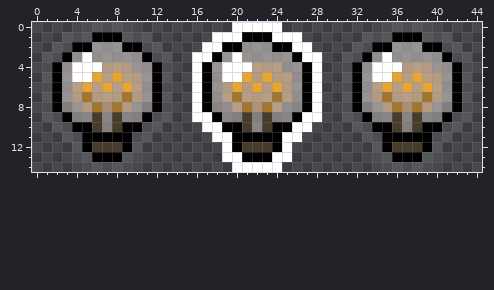
Edited in one commit: pixel-art sprite (isl/ui/assets/wits.png). Above, as it was before the edit.
The file is 45x15 pixels.
The result:
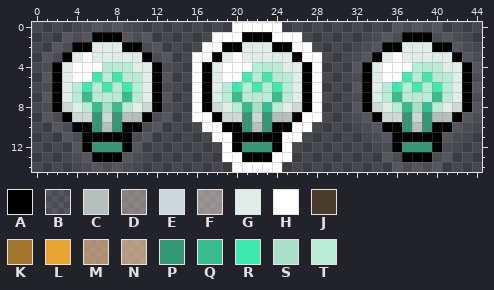
Palette (. is transparent): A #000000  B #adadad26  C #c1cdc9e6  D #ddd0c873  E #dce9e5e6  F #fff1e973  G #f1fffae6  H #ffffff  J #473c29  K #a3752d  L #e9a532  M #e4b889ab  N #f2c89fab  P #339674  Q #38bc8f  R #3fe8ae  S #b0e9d0f0  T #c0f6def0
What changed:
@@ x 0..44 @@
- 0 .....BBBBB..........HHHHH..........BBBBB.....
- 1 ...BBBAAABBB......HHHAAAHHH......BBBAAABBB...
- 2 ..BBAAFFFAABB....HHAAFFFAAHH....BBAAFFFAABB..
- 3 .BBAFHFFFFFABB..HHAFHFFFFFAHH..BBAFHFFFFFABB.
- 4 .BAFHHHNNNFFAB..HAFHHHNNNFFAH..BAFHHHNNNFFAB.
- 5 .BAFHHLNLNNFAB..HAFHHLNLNNFAH..BAFHHLNLNNFAB.
- 6 .BAFNLNLNLNFAB..HAFNLNLNLNFAH..BAFNLNLNLNFAB.
- 7 .BAFNKNNNKNFAB..HAFNKNNNKNFAH..BAFNKNNNKNFAB.
- 8 .BADFNKMKNFDAB..HADFNKMKNFDAH..BADFNKMKNFDAB.
- 9 .BBADDJDJDDABB..HHADDJDJDDAHH..BBADDJDJDDABB.
-10 ..BBAAJDJAABB....HHAAJDJAAHH....BBAAJDJAABB..
-11 ...BBAAAAABB......HHAAAAAHH......BBAAAAABB...
-12 ....BAJJJAB........HAJJJAH........BAJJJAB....
-13 ....BBAAABB........HHAAAHH........BBAAABB....
-14 .....BBBBB..........HHHHH..........BBBBB.....
+ 0 .....BBBBB..........HHHHH...........BBBBB....
+ 1 ...BBBAAABBB......HHHAAAHHH.......BBBAAABBB..
+ 2 ..BBAAGGGAABB....HHAAGGGAAHH.....BBAAGGGAABB.
+ 3 .BBAGHGGGGGABB..HHAGHGGGGGAHH...BBAGHGGGGGABB
+ 4 .BAGHHHTTTGGAB..HAGHHHTTTGGAH...BAGHHHTTTGGAB
+ 5 .BAGHHRTRTTGAB..HAGHHRTRTTGAH...BAGHHRTRTTGAB
+ 6 .BAGTRTRTRTGAB..HAGTRTRTRTGAH...BAGTRTRTRTGAB
+ 7 .BAGTQTTTQTGAB..HAGTQTTTQTGAH...BAGTQTTTQTGAB
+ 8 .BAEGTQSQTGEAB..HAEGTQSQTGEAH...BAEGTQSQTGEAB
+ 9 .BBAEEPEPCCABB..HHAEEPEPCCAHH...BBAEEPEPCCABB
+10 ..BBAAPCPAABB....HHAAPCPAAHH.....BBAAPCPAABB.
+11 ...BBAAAAABB......HHAAAAAHH.......BBAAAAABB..
+12 ....BAPPPAB........HAPPPAH.........BAPPPAB...
+13 ....BBAAABB........HHAAAHH.........BBAAABB...
+14 .....BBBBB..........HHHHH...........BBBBB....
